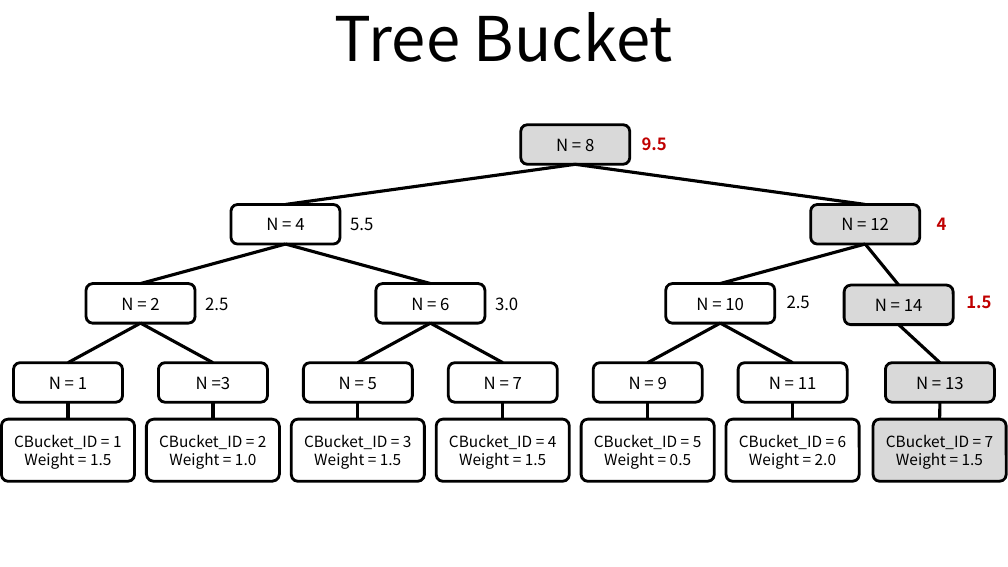
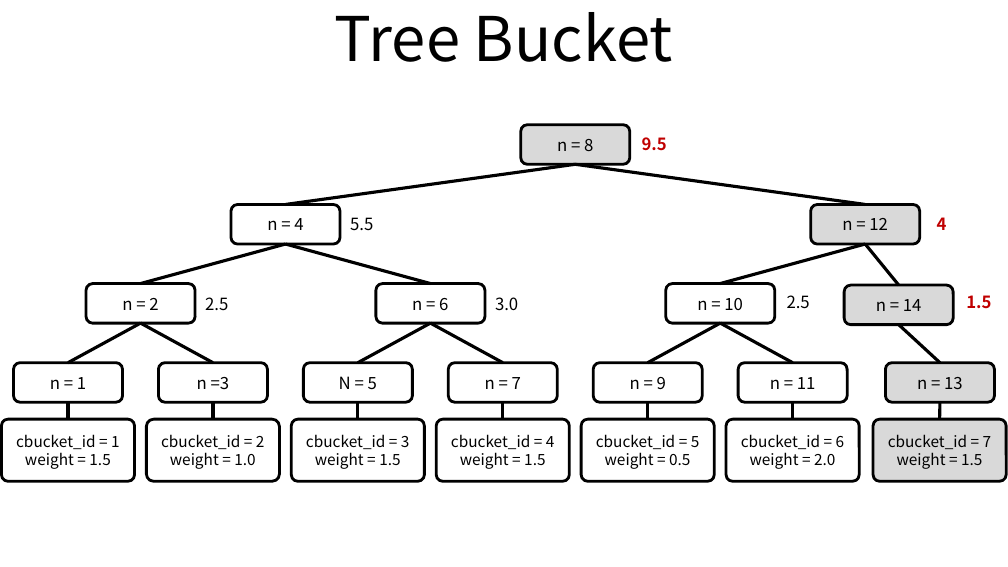
Before and after one commit to ssup2/blog-old, a slide deck: slide 5 of images/theory_analysis/Ceph_CRUSH_Map_Bucket_Type/Ceph_CRUSH.pptx. Drawn at 1008x567 pixels with LibreOffice and Linux fonts; fonts in the diff are those of the drawing. Boxes give left, top, right and bottom in pixels: in the first picture for what was removed or moved away, otherwise in the second. Text is boxed around its words. In the diff, an @@ line names an element or a change of style, - is before the commit and + after.

```diff
--- a/images/theory_analysis/Ceph_CRUSH_Map_Bucket_Type/Ceph_CRUSH.pptx
+++ b/images/theory_analysis/Ceph_CRUSH_Map_Bucket_Type/Ceph_CRUSH.pptx
@@ text in rounded rectangle at (x1=557, y1=139, x2=593, y2=151): text changed @@
-N = 8
+n = 8
@@ text in rounded rectangle at (x1=267, y1=218, x2=303, y2=230): text changed @@
-N = 4
+n = 4
@@ text in rounded rectangle at (x1=842, y1=218, x2=888, y2=230): text changed @@
-N = 12
+n = 12
@@ text in rounded rectangle at (x1=122, y1=298, x2=158, y2=310): text changed @@
-N = 2
+n = 2
@@ text in rounded rectangle at (x1=412, y1=298, x2=448, y2=310): text changed @@
-N = 6
+n = 6
@@ text in rounded rectangle at (x1=697, y1=298, x2=743, y2=310): text changed @@
-N = 10
+n = 10
@@ text in rounded rectangle at (x1=876, y1=299, x2=922, y2=311): text changed @@
-N = 14
+n = 14
@@ text in rounded rectangle at (x1=50, y1=377, x2=86, y2=389): text changed @@
-N = 1
+n = 1
@@ text in rounded rectangle at (x1=197, y1=377, x2=230, y2=390): text changed @@
-N =3
+n =3
@@ text in rounded rectangle at (x1=485, y1=377, x2=521, y2=389): text changed @@
-N = 7
+n = 7
@@ text in rounded rectangle at (x1=630, y1=377, x2=666, y2=390): text changed @@
-N = 9
+n = 9
@@ text in rounded rectangle at (x1=770, y1=377, x2=816, y2=389): text changed @@
-N = 11
+n = 11
@@ text in rounded rectangle at (x1=917, y1=377, x2=963, y2=389): text changed @@
-N = 13
+n = 13
@@ text in rounded rectangle at (x1=16, y1=434, x2=120, y2=469): text changed @@
-CBucket_ID = 1
-Weight = 1.5
+cbucket_id = 1
+weight = 1.5
@@ text in rounded rectangle at (x1=161, y1=434, x2=265, y2=469): text changed @@
-CBucket_ID = 2
-Weight = 1.0
+cbucket_id = 2
+weight = 1.0
@@ text in rounded rectangle at (x1=306, y1=434, x2=410, y2=469): text changed @@
-CBucket_ID = 3
-Weight = 1.5
+cbucket_id = 3
+weight = 1.5
@@ text in rounded rectangle at (x1=451, y1=434, x2=555, y2=469): text changed @@
-CBucket_ID = 4
-Weight = 1.5
+cbucket_id = 4
+weight = 1.5
@@ text in rounded rectangle at (x1=596, y1=434, x2=700, y2=469): text changed @@
-CBucket_ID = 5
-Weight = 0.5
+cbucket_id = 5
+weight = 0.5
@@ text in rounded rectangle at (x1=741, y1=434, x2=845, y2=469): text changed @@
-CBucket_ID = 6
-Weight = 2.0
+cbucket_id = 6
+weight = 2.0
@@ text in rounded rectangle at (x1=888, y1=434, x2=992, y2=469): text changed @@
-CBucket_ID = 7
-Weight = 1.5
+cbucket_id = 7
+weight = 1.5
```
Also in this commit, not shown: 3 other slides changed, 9 other files.
